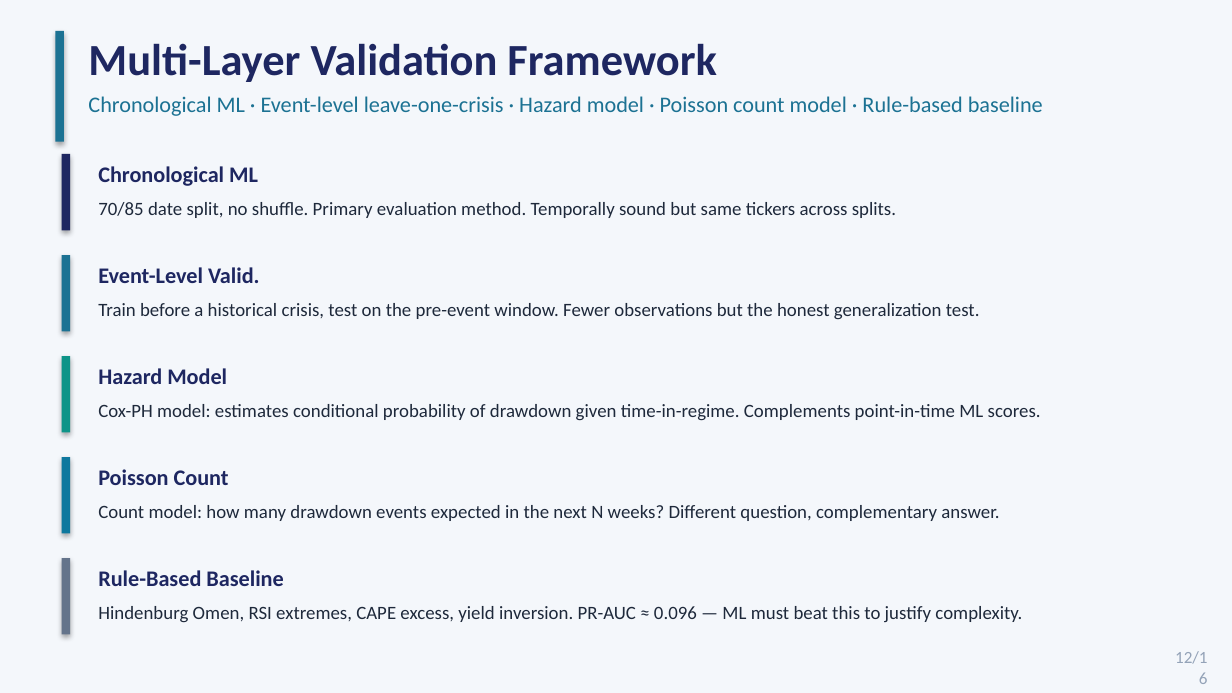
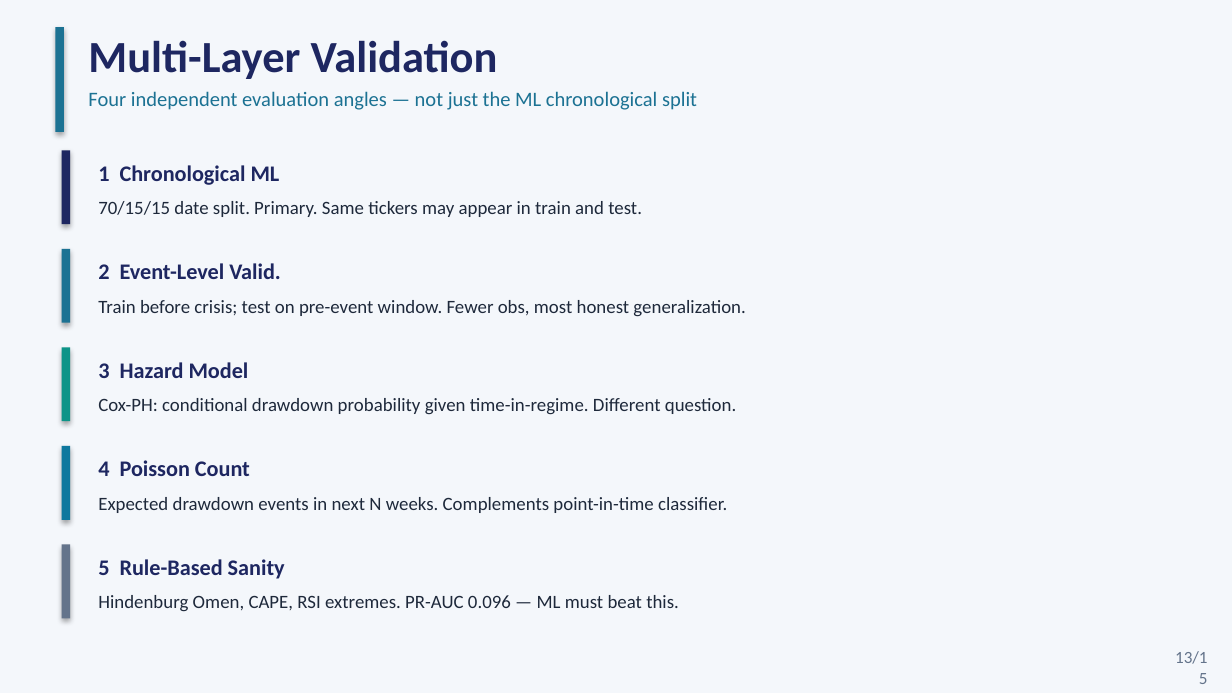
Before and after one commit to mcrisci24/economic-bubble-dashboard, a slide deck: slide 13 of presentation/Economic_Bubble_Dashboard_Presentation.pptx (slide 12 before the commit). Drawn at 1232x693 pixels with LibreOffice and Linux fonts; fonts in the diff are those of the drawing. Boxes give left, top, right and bottom in pixels: in the first picture for what was removed or moved away, otherwise in the second. Text is boxed around its words. In the diff, an @@ line names an element or a change of style, - is before the commit and + after.

Commit message:
fix: clarify transformed feature model comparability

```diff
--- a/presentation/Economic_Bubble_Dashboard_Presentation.pptx
+++ b/presentation/Economic_Bubble_Dashboard_Presentation.pptx
@@ rectangle: place and size @@
-rectangle at [55, 31, 64, 142]
+rectangle at [55, 27, 64, 132]
@@ text at [88, 40, 498, 79]: text changed @@
-Multi-Layer Validation Framework
+Multi-Layer Validation
@@ text removed at [88, 96, 1043, 116] @@
-Chronological ML · Event-level leave-one-crisis · Hazard model · Poisson count model · Rule-based baseline
@@ text added at [88, 91, 697, 110], 12 pt, text #1C7293 @@
+Four independent evaluation angles — not just the ML chronological split
@@ rectangle: place and size @@
-rectangle at [62, 154, 70, 230]
+rectangle at [62, 150, 70, 224]
@@ text at [98, 165, 280, 185]: text changed @@
-Chronological ML
+1 Chronological ML
@@ text at [98, 201, 642, 217]: text changed @@
-70/85 date split, no shuffle. Primary evaluation method. Temporally sound but same tickers across splits.
+70/15/15 date split. Primary. Same tickers may appear in train and test.
@@ rectangle: place and size @@
-rectangle at [62, 255, 70, 331]
+rectangle at [62, 249, 70, 323]
@@ text at [98, 263, 281, 279]: text changed @@
-Event-Level Valid.
+2 Event-Level Valid.
@@ text at [98, 300, 745, 317]: text changed @@
-Train before a historical crisis, test on the pre-event window. Fewer observations but the honest generalization test.
+Train before crisis; test on pre-event window. Fewer obs, most honest generalization.
@@ rectangle: place and size @@
-rectangle at [62, 356, 70, 432]
+rectangle at [62, 347, 70, 421]
@@ text at [98, 362, 249, 378]: text changed @@
-Hazard Model
+3 Hazard Model
@@ text at [98, 398, 736, 415]: text changed @@
-Cox-PH model: estimates conditional probability of drawdown given time-in-regime. Complements point-in-time ML scores.
+Cox-PH: conditional drawdown probability given time-in-regime. Different question.
@@ rectangle: place and size @@
-rectangle at [62, 457, 70, 533]
+rectangle at [62, 446, 70, 520]
@@ text at [98, 460, 250, 476]: text changed @@
-Poisson Count
+4 Poisson Count
@@ text at [98, 497, 727, 513]: text changed @@
-Count model: how many drawdown events expected in the next N weeks? Different question, complementary answer.
+Expected drawdown events in next N weeks. Complements point-in-time classifier.
@@ rectangle: place and size @@
-rectangle at [62, 558, 70, 634]
+rectangle at [62, 545, 70, 618]
@@ text at [98, 559, 285, 579]: text changed @@
-Rule-Based Baseline
+5 Rule-Based Sanity
@@ text at [98, 595, 679, 612]: text changed @@
-Hindenburg Omen, RSI extremes, CAPE excess, yield inversion. PR-AUC ≈ 0.096 — ML must beat this to justify complexity.
+Hindenburg Omen, CAPE, RSI extremes. PR-AUC 0.096 — ML must beat this.
@@ text at [1175, 651, 1208, 664]: text changed; text colour #94A3B8 to #64748B @@
-12/16
+13/15
```
Also in this commit, not shown: 3 other slides changed, 11 slides added, 12 slides removed, 5 other files.
